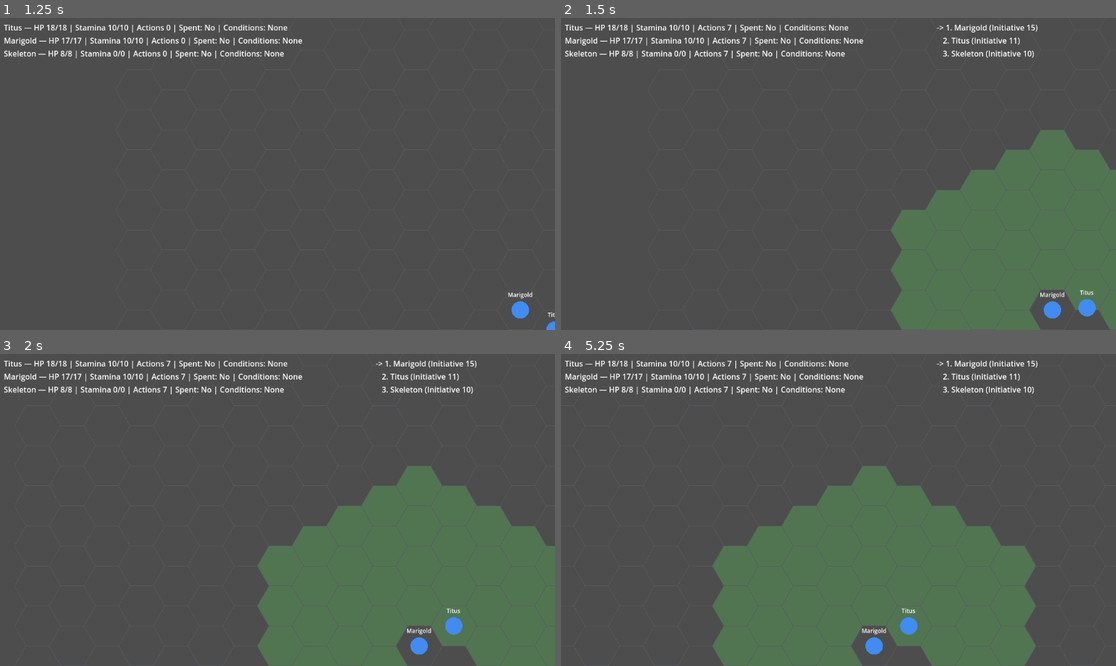
Above: before the commit, frames 1-4 (two rows, left to right).
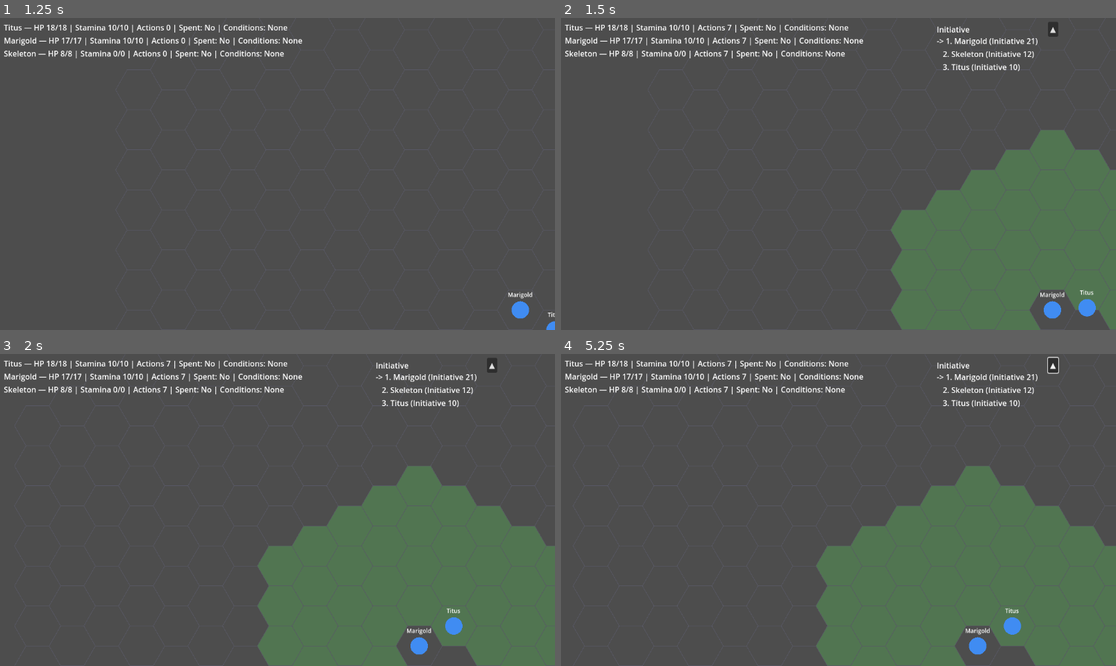
Above: after the commit, the same moments.

Repository: Pyroraptor/hykaen
Game: Godot game, scene res://scenes/TitleScreen.tscn
Two runs of this game, one before a commit and one after it. Both use one fixed random seed, a clock stepped at 60 frames per second and the inputs below.
Inputs (mouse positions are in pixels of both pictures, inside the frame that each line leads up to):
- Up to frame 1 (1.25 s): click "New Game" at 0.5 s
- Up to frame 2 (1.5 s): tap Enter at 1.25 s; move the mouse to (960, 158) at 1.27 s; hold Right (ui_right) from 1.28 s (still down); hold Shift from 1.28 s (still down); click (960, 158) at 1.42 s
- Up to frame 3 (2 s): keep holding Right (ui_right); keep holding Shift
- Up to frame 4 (5.25 s): release Right (ui_right) at 2 s; release Shift at 2 s; click (1054, 366) at 2 s, where only the run after the commit has a clickable "▲"; click (1054, 366) at 2.75 s, where only the run after the commit has a clickable "▼"; tap Space at 3.5 s; drag from (727, 525) to (810, 572) at 3.52 s; tap Enter at 4.25 s; move the mouse to (894, 441) at 4.27 s; hold Right (ui_right) 4.28-5 s; tap Ctrl at 4.35 s; drag from (810, 572) to (672, 463) at 5.02 s

Frame 1 is identical in both runs. In frame 2, 0.8% of the frame differs, in the area x 67-90%, y 1-18%; in frame 3, 0.8%; in frame 4, 24%, in the area x 2-100%, y 0-100%.

Commit message:
feat(FEAT-008): Implement shared collapsible-panel toggle on InitiativeView
Restructures InitiativeView's scene into Header (TitleLabel + CollapseButton)
and Content nodes and adds toggle_collapsed()/_apply_collapsed_state()
(Contract 4, ADR-004): flips _collapsed, toggles $Content.visible, swaps
$Header/CollapseButton.text between "▲"/"▼", and asks the parent to
re-sort. Implemented on InitiativeView only first, per RISK-006 mitigation,
to validate the pattern before replicating it to StatusPanelView and
EventLogView.

Hardens the parent-resort guard beyond the literal spec: the real parent in
MainScene.tscn is a CanvasLayer (FEAT-007), which has no queue_sort() method
(Container-only) -- calling it unconditionally would script-error on every
click in the running game. Guard now checks parent.has_method("queue_sort")
in addition to non-null, degrading gracefully instead of raising.

Co-Authored-By: Claude Sonnet 5 <noreply@anthropic.com>

Diff:
--- a/presentation/initiative_view.gd
+++ b/presentation/initiative_view.gd
@@ -73,7 +73,13 @@
 ## combatant_id (String) -> true for every combatant marked defeated.
 var _defeated: Dictionary = {}
 
-@onready var _rows_container: VBoxContainer = $RowsContainer
+## FEAT-008 (US-008 / FR-008, ADR-004, Contract 4): whether this panel is
+## currently collapsed to just its Header title bar. Always false at boot
+## (collapsed state is never persisted, per the design notes -- panels
+## always boot expanded).
+var _collapsed: bool = false
+
+@onready var _rows_container: VBoxContainer = $Content
 
 
 ## BUGFIX (post-iteration-E): this read-only projection panel is a Control on the
@@ -86,6 +92,41 @@
 	mouse_filter = Control.MOUSE_FILTER_IGNORE
 	if _rows_container != null:
 		_rows_container.mouse_filter = Control.MOUSE_FILTER_IGNORE
+
+
+## toggle_collapsed() → void — FEAT-008 (US-008 / FR-008, ADR-004,
+## Contract 4). Flips `_collapsed` and applies the resulting visual state
+## (Content visibility, CollapseButton text, parent re-sort). Wired to
+## $Header/CollapseButton's `pressed` signal by the .tscn scene, so clicking
+## the collapse arrow calls this directly; also callable programmatically
+## (e.g. from tests).
+func toggle_collapsed() -> void:
+	_collapsed = !_collapsed
+	_apply_collapsed_state()
+
+
+## _apply_collapsed_state() → void — applies `_collapsed`'s current value to
+## the scene: hides/shows $Content, swaps $Header/CollapseButton's text
+## between "▼" (collapsed) and "▲" (expanded), and asks the parent
+## container to re-sort so the panel visually shrinks/grows toward its
+## anchor edge. Per Contract 4's error-handling note, this must never raise:
+##   - no parent at all (e.g. an InitiativeView instantiated standalone in a
+##     unit test) is a guarded no-op on the sort call.
+##   - a parent that IS present but does not itself implement queue_sort()
+##     (e.g. the CanvasLayer this panel is reparented under in the real
+##     MainScene.tscn composition root, per FEAT-007) is ALSO a guarded
+##     no-op -- queue_sort() is a Container-only method, and CanvasLayer is
+##     a plain Node, so calling it unconditionally would throw a script
+##     error on every real toggle in the running game. has_method() keeps
+##     this degrade-gracefully rather than raise, matching the same
+##     defensive-guard discipline as set_origin_offset()'s null-camera
+##     guard elsewhere in this iteration.
+func _apply_collapsed_state() -> void:
+	$Content.visible = not _collapsed
+	$Header/CollapseButton.text = "▼" if _collapsed else "▲"
+	var parent: Node = get_parent()
+	if parent != null and parent.has_method("queue_sort"):
+		parent.queue_sort()
 
 
 ## load_combatants(view_models) → void — (re)populates the list from an
--- a/presentation/initiative_view.tscn
+++ b/presentation/initiative_view.tscn
@@ -9,9 +9,27 @@
 offset_top = 8.0
 offset_right = 1032.0
 offset_bottom = 400.0
+size_flags_vertical = 0
 script = ExtResource("1_initiativeview")
 
-[node name="RowsContainer" type="VBoxContainer" parent="."]
+[node name="Header" type="HBoxContainer" parent="."]
 layout_mode = 2
 offset_right = 252.0
+offset_bottom = 24.0
+
+[node name="TitleLabel" type="Label" parent="Header"]
+layout_mode = 2
+size_flags_horizontal = 3
+text = "Initiative"
+
+[node name="CollapseButton" type="Button" parent="Header"]
+layout_mode = 2
+text = "▲"
+
+[node name="Content" type="VBoxContainer" parent="."]
+layout_mode = 2
+offset_top = 28.0
+offset_right = 252.0
 offset_bottom = 392.0
+
+[connection signal="pressed" from="Header/CollapseButton" to="." method="toggle_collapsed"]
--- /dev/null
+++ b/tests/unit/presentation/test_collapsible_panel.gd
@@ -0,0 +1,96 @@
+extends GutTest
+## tests/unit/presentation/test_collapsible_panel.gd — FEAT-008 (US-008 /
+## FR-008, ADR-004, Iteration W "Camera Panning & Collapsible Panels").
+##
+## GUT test suite for the shared collapsible-panel toggle contract
+## (Contract 4, design notes' api_contracts section):
+##
+##   Panel.toggle_collapsed() -> void
+##     - flips _collapsed
+##     - sets $Content.visible = not _collapsed
+##     - sets $Header/CollapseButton.text to "▼" (collapsed) / "▲" (expanded)
+##     - calls get_parent().queue_sort() only when get_parent() != null
+##       (a no-parent call must not raise -- guarded no-op).
+##
+## Per RISK-006 mitigation (design notes), this steel thread implements the
+## pattern on a single panel first -- presentation/initiative_view.gd /
+## presentation/initiative_view.tscn (InitiativeView) -- before it is
+## replicated to StatusPanelView and EventLogView in later features. This
+## suite therefore exercises InitiativeView only.
+
+const InitiativeViewScene: PackedScene = preload("res://presentation/initiative_view.tscn")
+
+
+var _view = null
+
+
+func before_each() -> void:
+	_view = InitiativeViewScene.instantiate()
+	add_child_autofree(_view)
+
+
+# ── Boot state ──────────────────────────────────────────────────────────────
+
+func test_boots_with_collapsed_false() -> void:
+	assert_false(_view._collapsed, "InitiativeView must boot with _collapsed == false")
+	assert_true(_view.get_node("Content").visible, "Content must be visible when not collapsed")
+
+
+# ── toggle_collapsed() flips state and Content visibility ──────────────────
+
+func test_toggle_collapsed_sets_collapsed_true_and_hides_content() -> void:
+	_view.toggle_collapsed()
+	assert_true(_view._collapsed, "toggle_collapsed() must flip _collapsed to true")
+	assert_false(
+		_view.get_node("Content").visible,
+		"Content must be hidden when collapsed"
+	)
+
+
+func test_toggle_collapsed_twice_restores_expanded_state() -> void:
+	_view.toggle_collapsed()
+	_view.toggle_collapsed()
+	assert_false(_view._collapsed, "a second toggle_collapsed() must flip _collapsed back to false")
+	assert_true(
+		_view.get_node("Content").visible,
+		"Content must be visible again after toggling twice"
+	)
+
+
+# ── CollapseButton text swap ─────────────────────────────────────────────────
+
+func test_collapse_button_text_is_down_arrow_when_collapsed() -> void:
+	_view.toggle_collapsed()
+	var button: Button = _view.get_node("Header/CollapseButton")
+	assert_eq(button.text, "▼", "CollapseButton text must be '▼' when collapsed")
+
+
+func test_collapse_button_text_is_up_arrow_when_expanded() -> void:
+	_view.toggle_collapsed()
+	_view.toggle_collapsed()
+	var button: Button = _view.get_node("Header/CollapseButton")
+	assert_eq(button.text, "▲", "CollapseButton text must be '▲' when expanded")
+
+
+# ── No-parent guard on queue_sort() ──────────────────────────────────────────
+
+func test_toggle_collapsed_with_no_parent_does_not_raise() -> void:
+	var orphan = InitiativeViewScene.instantiate()
+	assert_null(orphan.get_parent(), "orphan instance must have no parent for this test to be meaningful")
+
+	orphan.toggle_collapsed()
+
+	assert_true(orphan._collapsed, "toggle_collapsed() must still flip _collapsed with no parent")
+	orphan.free()
+
+
+func test_get_parent_queue_sort_called_when_parent_present() -> void:
+	# _view is parented via add_child_autofree() in before_each(), so its
+	# parent (the GUT test's scene root) receives queue_sort(). There is no
+	# direct way to spy on Node.queue_sort() from GDScript, so this is
+	# verified indirectly: toggling must not raise when a parent IS present
+	# (the counterpart to the no-parent guard test above), and _collapsed
+	# must reflect the toggle exactly as it does in the no-parent case.
+	assert_not_null(_view.get_parent(), "_view must have a parent for this test to be meaningful")
+	_view.toggle_collapsed()
+	assert_true(_view._collapsed, "toggle_collapsed() must flip _collapsed when a parent is present")
